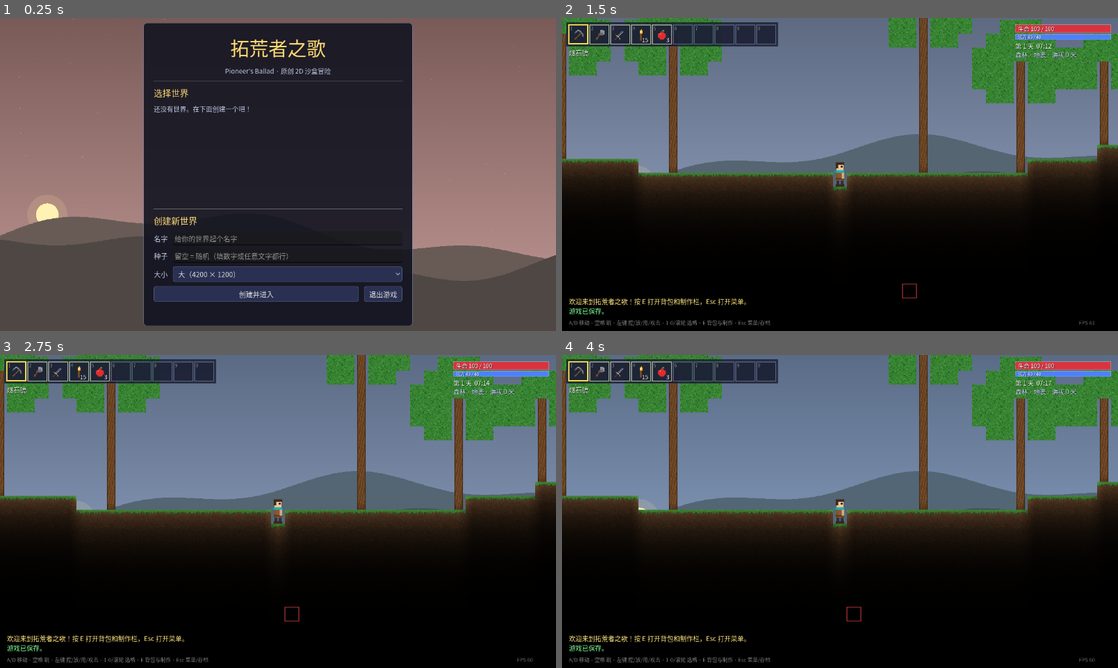
Above: before the commit, frames 1-4 (two rows, left to right).
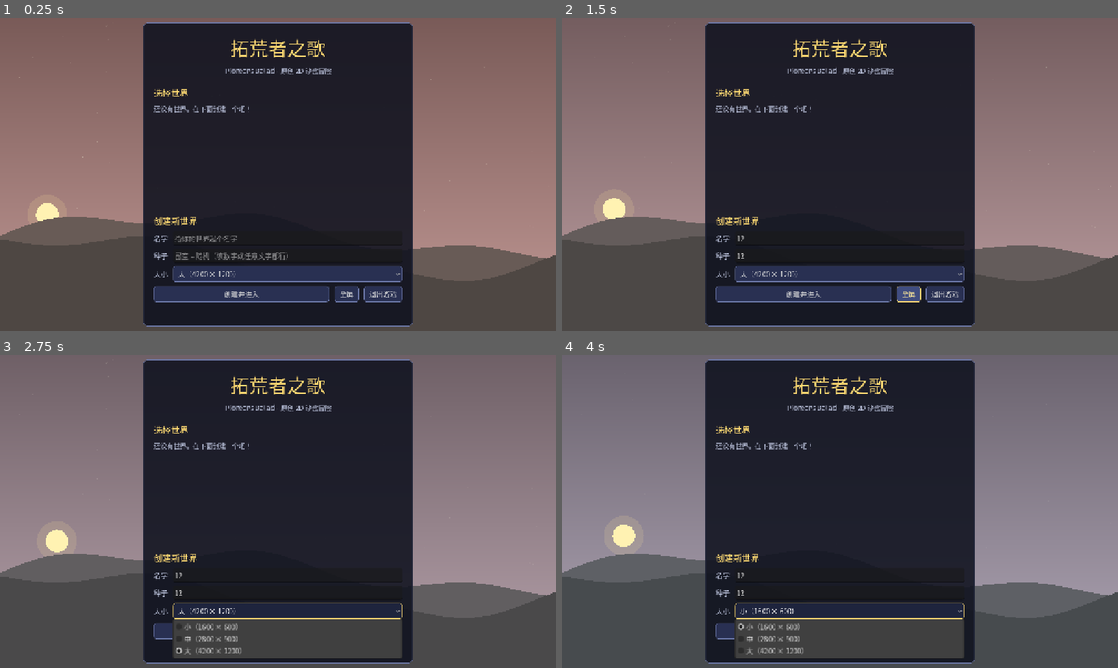
Above: after the commit, the same moments.

Repository: kinghonor488-creator/pioneers-ballad
Game: Godot game, scene res://scenes/title.tscn
Same seed, same stepped clock (60 frames per second), same inputs: the game is played once before the commit and once after it.
Inputs (mouse positions are in pixels of both pictures, inside the frame that each line leads up to):
- Up to frame 1 (0.25 s): no input
- Up to frame 2 (1.5 s): click (851, 237) at 0.52 s; type "12" at 0.6 s; click (851, 255) at 0.75 s; type "12" at 0.83 s; click (906, 293) at 1.25 s, where only the run after the commit has a clickable "全屏"
- Up to frame 3 (2.75 s): click (289, 611) at 2 s, where only the run after the commit has a clickable "大（4200 × 1200）"
- Up to frame 4 (4 s): click (801, 630) at 2.75 s, where only the run after the commit has a clickable "创建并进入"; click (851, 611) at 3.5 s, where only the run after the commit has a clickable "小（1600 × 600）"

The runs differ from the first frame. In frame 1, 3.2% of the frame differs, in the area x 0-100%, y 0-99%; in frame 2, 98%; in frame 3, 98%, in the area x 0-100%, y 0-100%; in frame 4, 97%.

Commit message:
窗口自适应、全屏和双击启动器
- 画面按窗口大小缩放（canvas_items + expand），任意分辨率和比例都能填满
- 启动时窗口最大化；F11 / Ctrl+Cmd+F / Alt+Enter 切换全屏，标题界面加了全屏按钮
- tools/make_launcher.sh 生成可双击启动的「拓荒者之歌.app」（带像素图标，不经过编辑器）
- README 更新运行方法和编辑器内嵌窗口的说明

Co-Authored-By: Claude <noreply@anthropic.com>

Diff:
--- a/project.godot
+++ b/project.godot
@@ -1,5 +1,10 @@
 ; Engine configuration file.
-; 拓荒者之歌 Pioneer's Ballad
+; It's best edited using the editor UI and not directly,
+; since the parameters that go here are not all obvious.
+;
+; Format:
+;   [section] ; section goes between []
+;   param=value ; assign values to parameters
 
 config_version=5
 
@@ -8,24 +13,22 @@
 config/name="拓荒者之歌 Pioneer's Ballad"
 config/description="一个原创的 2D 沙盒冒险游戏（开发中）。"
 run/main_scene="res://scenes/title.tscn"
+config/use_custom_user_dir=true
+config/custom_user_dir_name="PioneersBallad"
 config/features=PackedStringArray("4.7", "GL Compatibility")
 config/icon="res://icon.svg"
-; 存档文件夹固定用这个英文名（~/Library/Application Support/PioneersBallad），以后再改游戏名也不会丢存档
-config/use_custom_user_dir=true
-config/custom_user_dir_name="PioneersBallad"
 
 [display]
 
 window/size/viewport_width=1280
 window/size/viewport_height=720
-
-[physics]
-
-common/physics_ticks_per_second=60
+window/size/mode=2
+window/stretch/mode="canvas_items"
+window/stretch/aspect="expand"
 
 [rendering]
 
+textures/canvas_textures/default_texture_filter=0
 renderer/rendering_method="gl_compatibility"
 renderer/rendering_method.mobile="gl_compatibility"
-textures/canvas_textures/default_texture_filter=0
 environment/defaults/default_clear_color=Color(0.03, 0.03, 0.05, 1)
--- a/scripts/game/game_session.gd
+++ b/scripts/game/game_session.gd
@@ -10,6 +10,21 @@
 static var message := ""              ## 回到标题界面时要显示的提示（例如读档失败）
 
 
+## 全屏快捷键：F11、Alt+Enter，或者 macOS 习惯的 Ctrl+Cmd+F
+static func is_fullscreen_key(event: InputEvent) -> bool:
+	if not (event is InputEventKey and event.pressed and not event.echo):
+		return false
+	var k: int = event.physical_keycode
+	return k == KEY_F11 or (k == KEY_ENTER and event.alt_pressed) or (k == KEY_F and event.ctrl_pressed and event.meta_pressed)
+
+
+static func toggle_fullscreen() -> void:
+	if DisplayServer.window_get_mode() == DisplayServer.WINDOW_MODE_FULLSCREEN:
+		DisplayServer.window_set_mode(DisplayServer.WINDOW_MODE_MAXIMIZED)
+	else:
+		DisplayServer.window_set_mode(DisplayServer.WINDOW_MODE_FULLSCREEN)
+
+
 static func reset() -> void:
 	save_path = ""
 	load_existing = false
--- a/scripts/ui/hud.gd
+++ b/scripts/ui/hud.gd
@@ -144,6 +144,10 @@
 # ---------------------------------------------------------------- 输入
 
 func _input(event: InputEvent) -> void:
+	if GameSession.is_fullscreen_key(event):
+		GameSession.toggle_fullscreen()
+		get_viewport().set_input_as_handled()
+		return
 	if game == null or not game.ready_done:
 		return
 	if event is InputEventKey and event.pressed and not event.echo:
@@ -510,7 +514,7 @@
 		var debuff := bool(b.get("debuff", false))
 		_text(Vector2(x, y), ("✖ %s  %d 秒" if debuff else "✧ %s  %d 秒") % [buff_name, ceili(b.time)], 13, Color(1, 0.5, 0.45) if debuff else Color(0.6, 0.9, 1))
 		y += 18.0
-	_text(Vector2(16, vs.y - 14), "A/D 移动 · 空格 跳 · 左键 挖/放/用/攻击 · 1-0/滚轮 选格 · E 背包与制作 · Esc 菜单/存档", 12, Color(1, 1, 1, 0.5))
+	_text(Vector2(16, vs.y - 14), "A/D 移动 · 空格 跳 · 左键 挖/放/用/攻击 · 1-0/滚轮 选格 · E 背包与制作 · Esc 菜单/存档 · F11 全屏", 12, Color(1, 1, 1, 0.5))
 	_text(Vector2(vs.x - 90, vs.y - 14), "FPS %d" % Engine.get_frames_per_second(), 12, Color(1, 1, 1, 0.4))
 
 
--- a/scripts/ui/title_menu.gd
+++ b/scripts/ui/title_menu.gd
@@ -90,6 +90,11 @@
 	create.size_flags_horizontal = Control.SIZE_EXPAND_FILL
 	create.pressed.connect(_create_world)
 	buttons.add_child(create)
+	var full_btn := Button.new()
+	full_btn.text = "全屏"
+	full_btn.tooltip_text = "也可以按 F11 / Ctrl+Cmd+F 切换"
+	full_btn.pressed.connect(GameSession.toggle_fullscreen)
+	buttons.add_child(full_btn)
 	var quit_btn := Button.new()
 	quit_btn.text = "退出游戏"
 	quit_btn.pressed.connect(func(): get_tree().quit())
@@ -111,6 +116,12 @@
 	add_child(confirm)
 
 	refresh_list()
+
+
+func _input(event: InputEvent) -> void:
+	if GameSession.is_fullscreen_key(event):
+		GameSession.toggle_fullscreen()
+		get_viewport().set_input_as_handled()
 
 
 func _process(delta: float) -> void:
--- /dev/null
+++ b/tools/export_icon.gd
@@ -0,0 +1,13 @@
+extends SceneTree
+## 把 icon.svg 渲染成 1024×1024 的 PNG（像素风，最近邻放大），给启动器 .app 做图标用：
+##   godot --headless --path . -s res://tools/export_icon.gd -- <输出路径.png>
+
+
+func _initialize() -> void:
+	var out := OS.get_cmdline_user_args()[0]
+	var img := Image.new()
+	img.load_svg_from_buffer(FileAccess.get_file_as_bytes("res://icon.svg"), 1.0)
+	img.resize(1024, 1024, Image.INTERPOLATE_NEAREST)
+	img.save_png(out)
+	print("图标已导出: ", out)
+	quit()
Not shown, changed: .gitignore
Not shown, changed: README.md
Not shown, added: tools/make_launcher.sh
